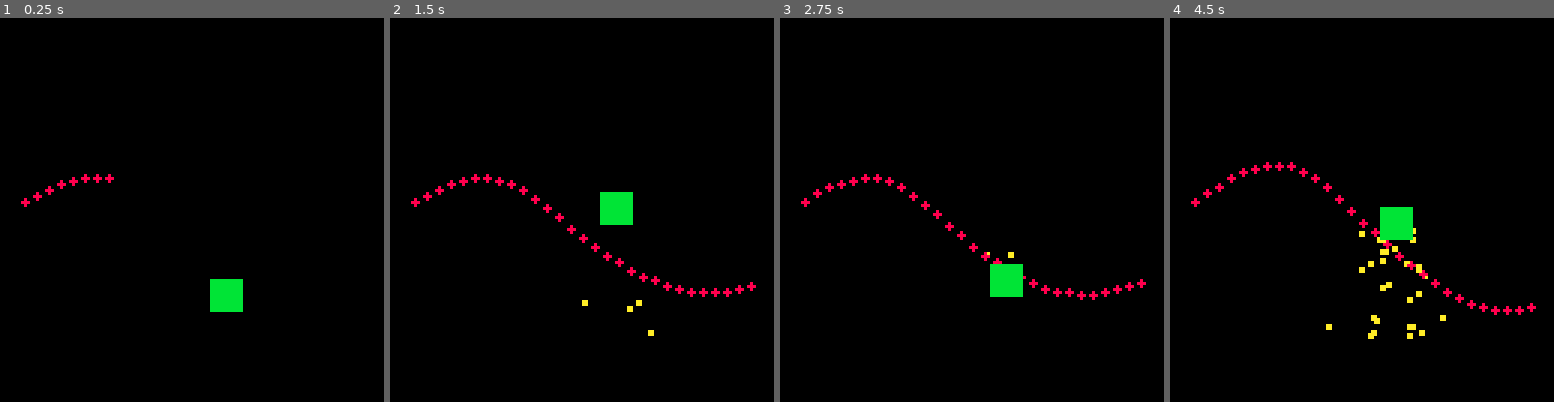
Above: before the commit, frames 1-4 (left to right).
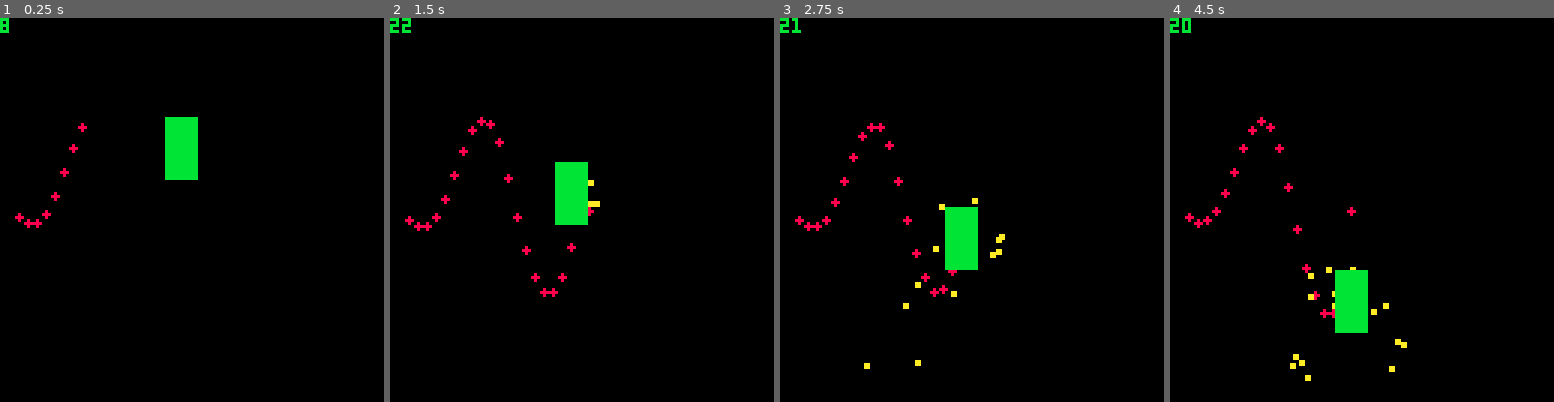
Above: after the commit, the same moments.

Repository: eriksvedang/fluctus
Game: PICO-8 cartridge gun.p8
The game is run twice, just before and just after one commit, with the same random seed, the same clock (stepped at 60 frames per second) and the same inputs.
Inputs:
- Up to frame 1 (0.25 s): no input
- Up to frame 2 (1.5 s): no input
- Up to frame 3 (2.75 s): no input
- Up to frame 4 (4.5 s): no input

The runs differ from the first frame. In frame 1, 2.7% of the frame differs, in the area x 0-64%, y 0-77%; in frame 2, 3.9%; in frame 3, 3.8%; in frame 4, 4.6%, in the area x 0-96%, y 0-95%.

Commit message:
Bullets can be stopped by walls.

Diff:
--- a/gun.p8
+++ b/gun.p8
@@ -28,68 +28,39 @@
    s.x += s.vx
    s.y += s.vy
    s.vy += 0.2
-   if s.y > 110 then
+   if s.y > 120 then
       del(sparks, s)
    end
 end
 
 
 -- Bullets
-bullets={{},{}}
-
-function create_bullet(dir, x, y)
+function create_bullet(gun, x, y)
    b = {
-      dir = dir,
       x = x,
       y = y,
-      dx = 3,
       col = 8
    }
-   add(bullets[1], b)
+   add(gun.bullets, b)
    return b
-end
-
-function draw_bullets()
-   for p=1,2 do
-      for bullet in all(bullets[p])
-      do
-         draw_bullet(bullet)
-      end
-   end
 end
 
 function draw_bullet(bullet)
    circfill(bullet.x, bullet.y, 1, bullet.col)
-end
-
-function update_bullets()
-   for p=1,2 do
-      for bullet in
-      all(bullets[p]) do
-         update_bullet(bullet)
-         if bullet.x>136
-         or bullet.x<-8 then
-            del(bullets[p],bullet)
-         end
-      end
-   end
-end
-
-function update_bullet(bullet)
-   bullet.x += bullet.dir * bullet.dx
-end
-
-
+   --point(bullet.x, bullet.y)
+end
 
 -- Gun
 c_max_charge=20
 
 function create_gun()
    return {
+      -- on/off
+      shoot = true,
       -- Main wave
       amp = 30,
       freq = 0.4,
-      mod = 0.6,
+      mod = 1.9,
       -- Second order wave
       miniAmp = 5,
       miniFreq = 0.75,
@@ -100,7 +71,7 @@
       -- Where will the gun shoot
       dir = 1,
       length = 30,
-      spacing = 4,
+      spacing = 3,
       speed = 1,
       -- Charging
       charge = c_max_charge,
@@ -112,77 +83,86 @@
    }
 end
 
--- a block
-b1 = { x = 70,
-       y = 90,
-       w = 10,
-       h = 10 }
-
-function pointCollision(x, y, box)
-   return x > box.x and x < box.x + box.w and
-          y > box.y and y < box.y + box.h
-end
-
 function update_gun(g)
-   if g.i < g.length then
-      g.i += 1
-      newBullet = create_bullet(0, g.x + g.i * g.spacing, g.y)
-      add(g.bullets, newBullet)
+   if g.shoot then
+      if g.i <= g.length then
+         g.i += 1
+         newBullet = create_bullet(g, g.x + g.i * g.spacing, g.y)
+      end
    end
 
    g.t += 0.033
 
-   --print(#g.bullets)
+   print(#g.bullets)
 
    hit = false
    i = 1
    yscale = 0 -- to keep shots close to the gun at similar y
 
    for b in all(g.bullets) do
-      i += 0.033
+      i += 1
 
       if yscale < 1 then
          yscale += 0.1
       end
 
       yOffset =
-         (sin(g.freq + i * g.mod + 0.25) * g.amp +
-          sin(g.t * g.miniFreq + i * g.miniMod) * g.miniAmp) * yscale
+         (sin(g.freq + (i/30) * g.mod + 0.25) * g.amp +
+          sin(g.t * g.miniFreq + (i/30) * g.miniMod) * g.miniAmp)
+         * yscale
 
       b.y = g.y + yOffset
 
-      if pointCollision(b.x, b.y, b1) then
+      if point_collision(b.x, b.y, b1) then
+
          create_spark(b.x, b.y)
-         hit = true
+         g.i = i
+
+         for bi = 1, #g.bullets do
+            if bi >= g.i then
+               del(g.bullets, g.bullets[bi])
+            end
+         end
+
+         break
       end
-
-      -- if hit then
-      --    del(g.bullets, b)
-      -- end
    end
 end
+
+function draw_gun(g)
+   for b in all(g.bullets) do
+      draw_bullet(b)
+   end
+end
+
+-- a block
+b1 = { x = 55,
+       y = 30,
+       w = 10,
+       h = 20 }
+
+function point_collision(x, y, box)
+   return x > box.x and x < box.x + box.w and
+          y > box.y and y < box.y + box.h
+end
+
+
+
 
 t = 0
 gun1 = create_gun()
 
--- create_bullet(1, 10, 30)
--- create_bullet(-1, 100, 60)
-
 function _draw()
    cls()
-   --draw_gun(gun1)
    update_gun(gun1)
+   draw_gun(gun1)
 
    color(10)
    foreach(sparks, drawSpark)
 
-   --update_bullets()
-   color(1)
-   draw_bullets()
-
    color(11)
    t += 0.01
-   b1.y += sin(t) * 1
+   b1.y += 0.4
    rectfill(b1.x, b1.y, b1.x + b1.w, b1.y + b1.h)
 end
 
